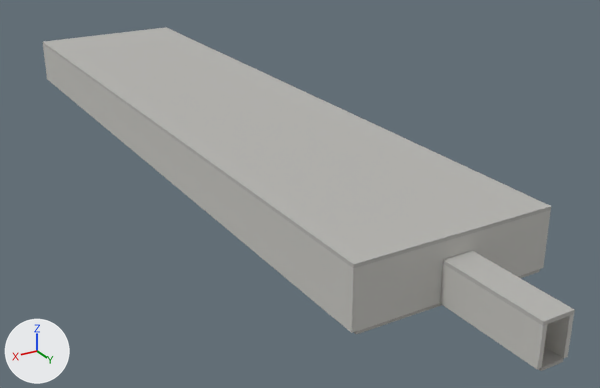
A saved change to the glTF model public/zona/models/poligono.glb.
The view is the same before and after, from a 50 mm lens placed at (29.8, 40.3, 25.0), pointed at (-2.9, -14.2, -2.3). Every picture has the same lights, and +X, +Y and +Z are marked at lower left. The first picture is the older version. Vertices at exactly the same position are counted once.

Script lines for the objects in view, before the commit:
```python
me_poligono_struttura = bpy.data.meshes.new('poligono_struttura')
me_poligono_struttura.from_pydata(...)  # 450 vertices, 720 faces; spans x -7.3..7.3, y -52.3..16.0, z -0.2..4.2
me_poligono_struttura.materials.append(mat_poligono)
ob_poligono_struttura = bpy.data.objects.new('poligono_struttura', me_poligono_struttura)
ob_poligono_struttura.location = (0.0, 0.0, 0.0)
```
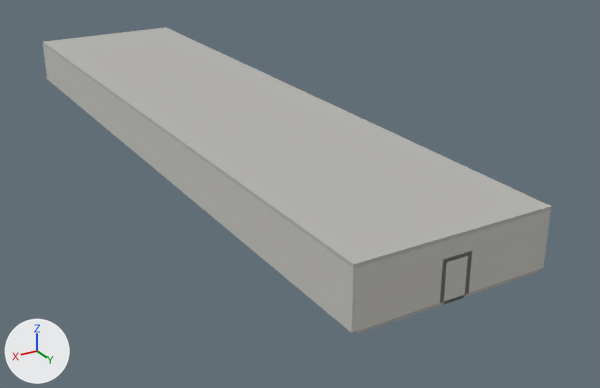
Pixel boxes [x1, y1, x2, y2] of what changed, in the pictures (600 x 388 px):
'poligono_struttura', reshaped (11% shorter): before [43, 27, 575, 371]; after [43, 27, 551, 334]
part 1 of me_poligono_struttura, cut back: before [440, 251, 575, 371]; after [444, 260, 468, 301]

Diff of the bpy script that builds the scene:
```diff
--- a/public/zona/models/poligono.glb.py
+++ b/public/zona/models/poligono.glb.py
@@ me_poligono_struttura @@
 # used by ob_poligono_struttura; location = (0.0, 0.0, 0.0)
-me_poligono_struttura.from_pydata(...)  # 450 vertices, 720 faces; spans x -7.3..7.3, y -52.3..16.0, z -0.2..4.2
+me_poligono_struttura.from_pydata(...)  # 414 vertices, 656 faces; spans x -7.3..7.3, y -52.3..8.3, z -0.2..4.2
+# me_poligono_struttura part 1
+# 12 vertices are removed from x -1.1..1.1, y 16.0, z -0.2..2.8
+# 40 faces are deleted
+# 12 new faces join them
+# other edits to the shape of me_poligono_struttura do not show in these pictures
 me_poligono_struttura.materials.append(mat_poligono)
```
